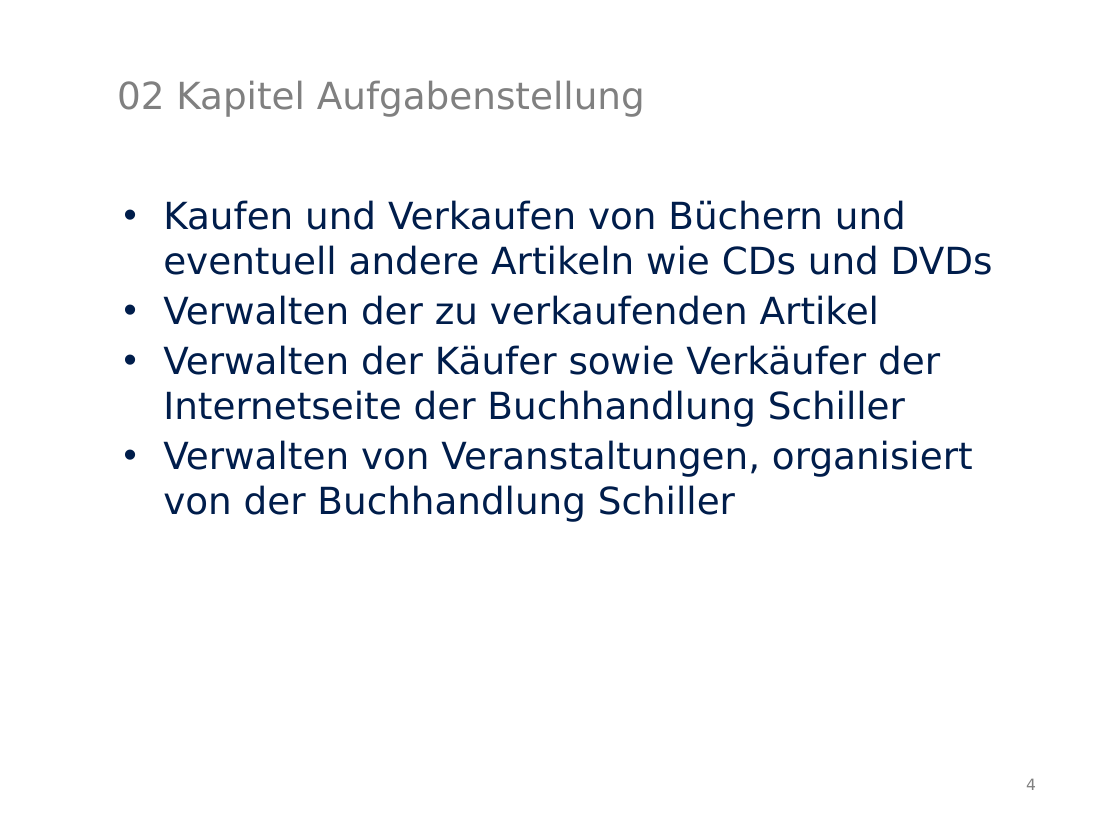
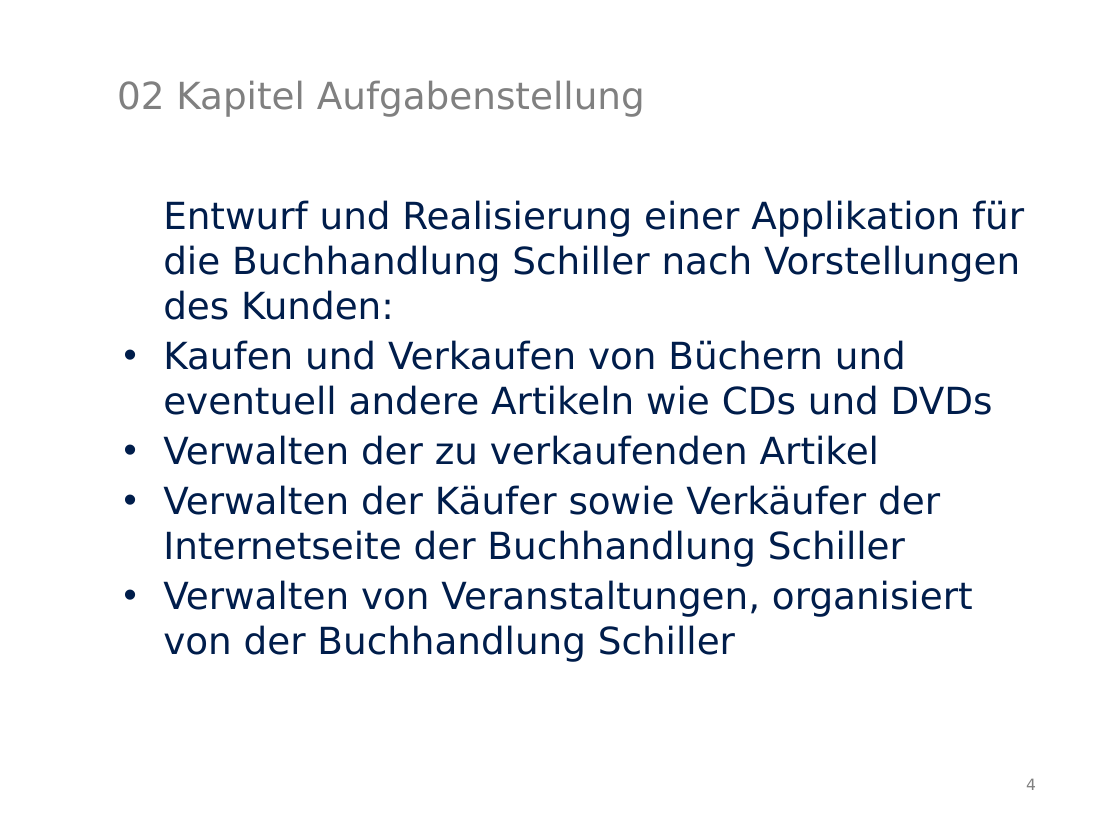
Before and after one commit to MarauderXtreme/bookshop-schiller, a slide deck: slide 4 of presentation/endpresentation.odp. Drawn at 1120x840 pixels with LibreOffice and Linux fonts; fonts in the diff are those of the drawing. Boxes give left, top, right and bottom in pixels: in the first picture for what was removed or moved away, otherwise in the second. Text is boxed around its words. In the diff, an @@ line names an element or a change of style, - is before the commit and + after.

```diff
--- a/presentation/endpresentation.odp
+++ b/presentation/endpresentation.odp
@@ text at [163, 200, 1024, 320]: paragraph added @@
+Entwurf und Realisierung einer Applikation für die Buchhandlung Schiller nach Vorstellungen des Kunden:
```
Also in this commit, not shown: 3 other slides changed.
